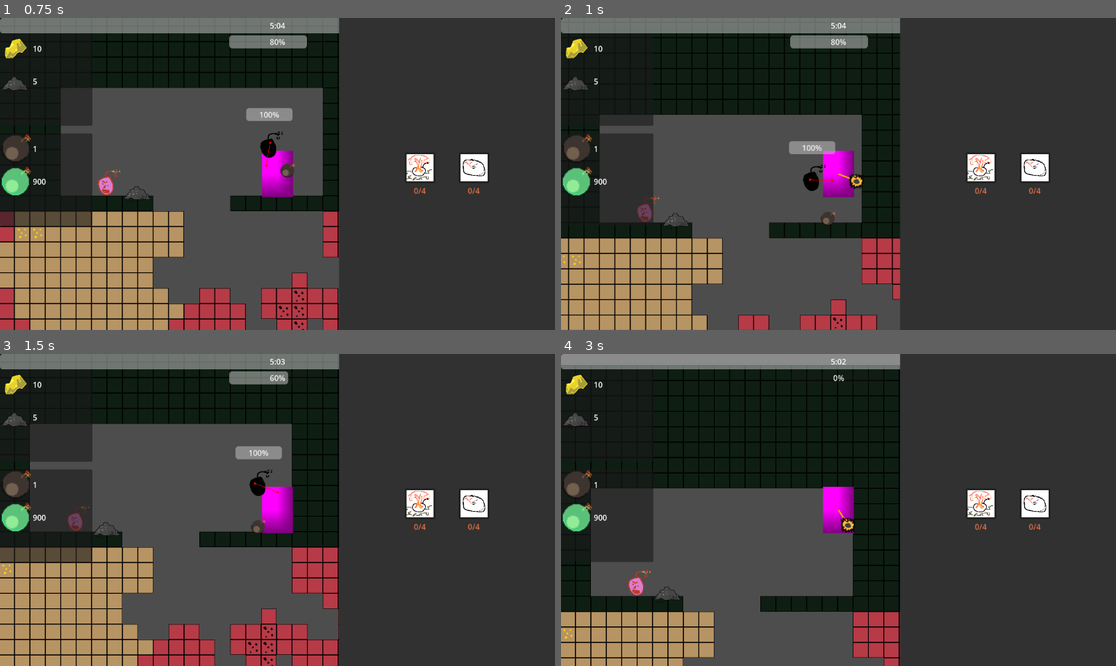
Above: before the commit, frames 1-4 (two rows, left to right).
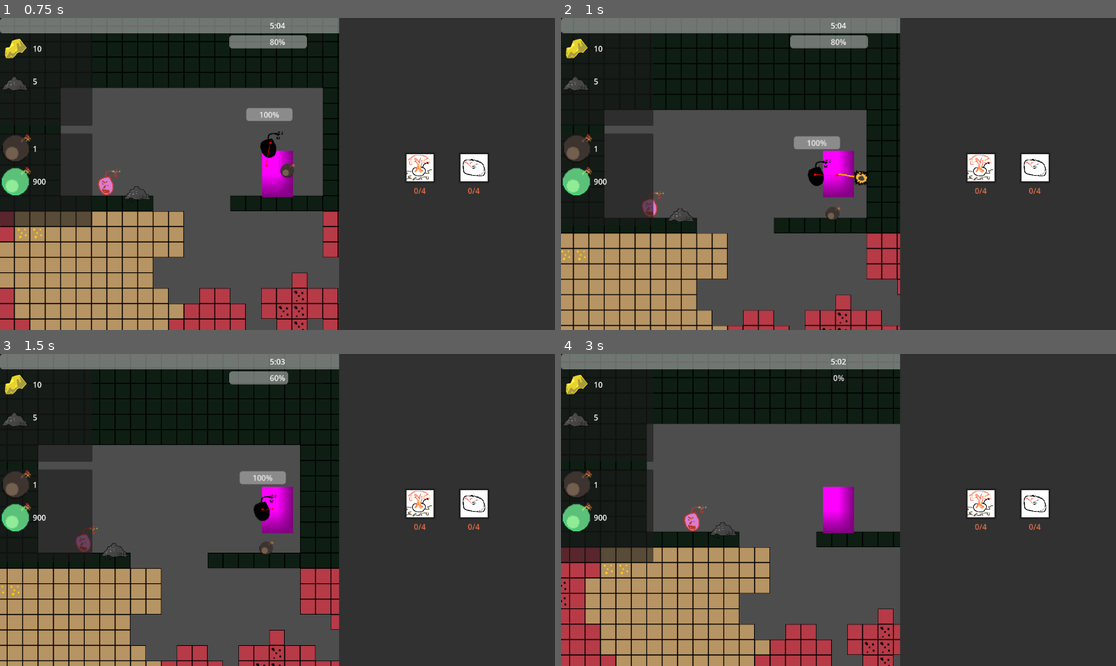
Above: after the commit, the same moments.

Repository: DevFTB/LD57
Game: Godot game, scene res://game.tscn
The game is run twice, just before and just after one commit, with the same random seed, the same clock (stepped at 60 frames per second) and the same inputs.
Inputs (mouse positions are in pixels of both pictures, inside the frame that each line leads up to):
- Up to frame 1 (0.75 s): move the mouse to (399, 158) at 0.52 s; hold D (move_right) from 0.53 s (still down); click (399, 158) at 0.6 s
- Up to frame 2 (1 s): keep holding D (move_right); tap W (jump) at 0.77 s; right-click (960, 158) at 0.8 s
- Up to frame 3 (1.5 s): keep holding D (move_right); move the mouse to (166, 525) at 1.27 s; right-click (166, 525) at 1.35 s
- Up to frame 4 (3 s): tap W (jump) at 1.52 s; click (727, 525) at 1.55 s; move the mouse to (894, 441) at 2.02 s; release D (move_right) at 2.03 s; hold A (move_left) 2.03-2.78 s; tap E (interact) at 2.1 s; right-click (894, 441) at 2.3 s; move the mouse to (810, 572) at 2.77 s; hold D (move_right) from 2.78 s (still down); tap 1 (select_bomb_1) at 2.85 s

Frame 1 is identical in both runs. In frame 2, 9.8% of the frame differs, in the area x 0-62%, y 4-100%; in frame 3, 18%; in frame 4, 33%, in the area x 0-62%, y 0-100%.

Commit message:
refactored movement control and added jetpack

Diff:
--- a/entities/player/grapple_point.gd
+++ b/entities/player/grapple_point.gd
@@ -3,22 +3,34 @@
 signal attached
 
 enum GrappleState {
-	INACTIVE, SEARCHING, ATTACHED
+	INACTIVE, # Not thrown
+	SEARCHING, # Flying through air to hit something
+	ATTACHED # Hit something and is pulling the player.
 }
 
-@export var speed: float = 1000.0
+## How fast the player moves while being pulled by the hook
+@export var player_pull_speed: float = 1000.0
+
+## The maximum distance at which a hook can attached to the tilemap
 @export var max_attachment_distance := 1500.0
-@onready var player: Player = get_parent()
+
+## How fast the grapple point flys through the world
+@export var grapple_point_speed: float = 400.0
+
+## The distance at which the grapple hook stops pulling to avoid janky collisions.
+@export var grapple_min_pull_distance := 60
 
 var grapple_state: GrappleState
 
+var cooldown_active: bool:
+	get:
+		return not grapple_cooldown.is_stopped()
+
+@onready var player: Player = get_parent()
+@onready var grapple_cooldown: Timer = $GrappleCooldown
+
 func _ready() -> void:
 	set_state(GrappleState.INACTIVE)
-
-func throw(direction: Vector2) -> void:
-	position = player.position
-	velocity = direction * speed
-	set_state(GrappleState.SEARCHING)
 
 func _physics_process(_delta: float) -> void:
 	move_and_slide()
@@ -27,7 +39,8 @@
 	if grapple_state == GrappleState.SEARCHING:
 		if position.distance_to(player.position) > max_attachment_distance:
 			cancel()
-		elif get_slide_collision_count() > 0 and grapple_state == GrappleState.SEARCHING:
+		elif get_slide_collision_count() > 0:
+			# if it hits a tilemap while searching, attach to it.
 			for i in range(get_slide_collision_count()):
 				var collision := get_slide_collision(i)
 				var collider := collision.get_collider()
@@ -36,10 +49,46 @@
 					set_state(GrappleState.ATTACHED)
 					attached.emit()
 
+func _draw():
+	# draws a line between the player and the grapple point
+	if not grapple_state == GrappleState.INACTIVE:
+		draw_line(Vector2(), player.position - position, Color.ORANGE, 3.0)
+
+## Throws the grapple point in a direction until in hits something
+func throw(direction: Vector2) -> void:
+	if not cooldown_active:
+		position = player.position
+		velocity = direction * player_pull_speed
+		set_state(GrappleState.SEARCHING)
+		grapple_cooldown.start()
+
+## Handles traversal actions from the player
+func handle_action(key: StringName) -> void:
+	if Input.is_action_just_released(key):
+		match grapple_state:
+			GrappleState.INACTIVE:
+				throw(player.global_position.direction_to(player.get_global_mouse_position()))
+			_:
+				cancel()
+				player.current_movement_state = Player.MovementState.FREE
+
+## Calculates the velocity for the player when it's using this traversal method.
+func calculate_frame_velocity(_delta: float) -> Vector2:
+	# pull player towards grapple point
+	var direction := player.position.direction_to(position)
+	var distance := player.position.distance_to(position)
+
+	if distance > grapple_min_pull_distance:
+		return direction * grapple_point_speed
+	else:
+		return Vector2()
+
+## Cancel the search.
 func cancel() -> void:
 	set_state(GrappleState.INACTIVE)
 	velocity = Vector2.ZERO
 
+## Sets the state and visibility of the grapple hook.
 func set_state(new_state: GrappleState) -> void:
 	grapple_state = new_state
 	match grapple_state:
@@ -47,7 +96,3 @@
 			hide()
 		_:
 			show()
-
-func _draw():
-	if not grapple_state == GrappleState.INACTIVE:
-		draw_line(Vector2(), player.position - position, Color.ORANGE, 3.0)
--- /dev/null
+++ b/entities/player/jetpack.gd
@@ -0,0 +1,50 @@
+extends Node2D
+class_name Jetpack
+
+enum JetpackState {
+    OFF, ON
+}
+
+## The current amount of fuel in the jetpack.
+@export var fuel: float = 100.0
+
+## How fast the jetpack burns fuel.
+@export var fuel_burn_rate: float = 1.0
+
+## The force applied by the jetpack.
+@export var acceleration := 2000.0
+
+## Maximum speed whilst being pushed by the jetpack.
+@export var maximum_speed := 1000.0
+
+var state: JetpackState = JetpackState.OFF
+
+@onready var player: Player = get_parent()
+
+func handle_action(key: StringName) -> void:
+    # Take control when traverse action is pressed.
+    if Input.is_action_just_pressed(key):
+        state = JetpackState.ON
+        player.current_movement_state = Player.MovementState.JETPACK
+
+    elif Input.is_action_just_released(key):
+        state = JetpackState.OFF
+        player.current_movement_state = Player.MovementState.FREE
+
+func _physics_process(delta: float) -> void:
+    # Burn fuel when on.
+    if state == JetpackState.ON:
+        fuel = move_toward(fuel, 0, fuel_burn_rate * delta)
+
+## Calculates the velocity for the player when it's using this traversal method.
+func calculate_frame_velocity(delta: float) -> Vector2:
+    if state == JetpackState.ON and not is_zero_approx(fuel):
+        var jetpack_thrust := Vector2.UP * acceleration * delta
+        var new_frame_velocity = jetpack_thrust + player._frame_velocity
+        new_frame_velocity = new_frame_velocity.limit_length(maximum_speed)
+        return new_frame_velocity
+    else:
+        return Vector2()
+
+func add_fuel(amount: float) -> void:
+    fuel += amount
--- a/entities/player/player.gd
+++ b/entities/player/player.gd
@@ -7,7 +7,11 @@
 signal throw_released(data: ThrowReleasedEventData)
 
 enum MovementState {
-	FREE, GRAPPLE
+	FREE, GRAPPLE, JETPACK
+}
+
+enum TraversalMethod {
+	NONE, GRAPPLE, JETPACK
 }
 
 @export var available_bomb_types: Array[BombType]
@@ -16,6 +20,8 @@
 @export var throw_force_curve: Curve
 @export var throw_strength_curve: Curve
 @export var maximum_throw_hold_time := 1.0
+
+@export var traversal_method: TraversalMethod = TraversalMethod.NONE
 
 var _holding_throw := false
 var _throw_action_held_time := 0.0
@@ -29,6 +35,8 @@
 @onready var mineral_inventory_component: InventoryComponent = $MineralInventoryComponent
 @onready var bomb_inventory_component: InventoryComponent = $BombInventoryComponent
 @onready var bomb_cooldown: Timer = $BombCooldown
+@onready var grapple_point: GrapplePoint = $GrapplePoint
+@onready var jetpack: Jetpack = $Jetpack
 
 func _ready() -> void:
 	var inv := bomb_inventory_component.inventory
@@ -43,6 +51,12 @@
 func _physics_process(delta: float) -> void:
 	check_collsions()
 
+	match traversal_method:
+		TraversalMethod.GRAPPLE:
+			grapple_point.handle_action(&"traverse")
+		TraversalMethod.JETPACK:
+			jetpack.handle_action(&"traverse")
+
 	match current_movement_state:
 		MovementState.FREE:
 			handle_jump()
@@ -50,6 +64,10 @@
 			handle_gravity(delta)
 		MovementState.GRAPPLE:
 			handle_grapple(delta)
+		MovementState.JETPACK:
+			handle_direction(delta)
+			handle_gravity(delta)
+			handle_jetpack(delta)
 
 	apply_movement()
 
@@ -78,30 +96,15 @@
 		if _throw_action_held_time > maximum_throw_hold_time:
 			_on_throw_release(1.0)
 
-	if Input.is_action_just_released("traverse"):
-		match grapple_point.grapple_state:
-			GrapplePoint.GrappleState.INACTIVE:
-				grapple_point.throw(global_position.direction_to(get_global_mouse_position()))
-			_:
-				grapple_point.cancel()
-				current_movement_state = MovementState.FREE
 
-@export var grapple_speed: float = 400.0
-@onready var grapple_point: GrapplePoint = $GrapplePoint
-
-const GRAPPLE_MIN_PULL_DISTANCE := 60
-
-func handle_grapple(_delta: float) -> void:
-	# pull player towards grapple point
-	var direction := position.direction_to(grapple_point.position)
-	var distance := position.distance_to(grapple_point.position)
-
-	if distance > GRAPPLE_MIN_PULL_DISTANCE:
-		_frame_velocity = direction * grapple_speed
+func handle_grapple(delta: float) -> void:
+	_frame_velocity = grapple_point.calculate_frame_velocity(delta)
 
 func _on_grapple_attached() -> void:
 	current_movement_state = MovementState.GRAPPLE
 
+func handle_jetpack(delta: float) -> void:
+	_frame_velocity = jetpack.calculate_frame_velocity(delta)
 
 func switch_selected_bomb(index: int) -> void:
 	var items := bomb_inventory_component.inventory.get_items()
--- a/entities/player/player.tscn
+++ b/entities/player/player.tscn
@@ -9,6 +9,7 @@
 [ext_resource type="Script" uid="uid://lw70x0du5vba" path="res://entities/player/bomb_strength_progress_bar.gd" id="7_qiwj3"]
 [ext_resource type="Script" uid="uid://yprph7eiqbic" path="res://entities/player/grapple_point.gd" id="8_26q78"]
 [ext_resource type="Texture2D" uid="uid://b6753y8fi3avo" path="res://entities/player/grapple/grapple_hook.png" id="9_bectd"]
+[ext_resource type="Script" uid="uid://cc2j1e84os7o7" path="res://entities/player/jetpack.gd" id="10_wvtmh"]
 
 [sub_resource type="Curve" id="Curve_qiwj3"]
 _limits = [0.0, 1000.0, 0.0, 1.0]
@@ -46,6 +47,7 @@
 throw_force_curve = SubResource("Curve_qiwj3")
 throw_strength_curve = SubResource("Curve_26q78")
 maximum_throw_hold_time = 5.0
+traversal_method = 1
 
 [node name="Sprite2D" type="Sprite2D" parent="."]
 position = Vector2(-1.43051e-06, -1.90735e-06)
@@ -98,4 +100,11 @@
 [node name="GrappleHookSprite" type="Sprite2D" parent="GrapplePoint"]
 texture = ExtResource("9_bectd")
 
+[node name="GrappleCooldown" type="Timer" parent="GrapplePoint"]
+wait_time = 2.0
+one_shot = true
+
+[node name="Jetpack" type="Node2D" parent="."]
+script = ExtResource("10_wvtmh")
+
 [connection signal="timeout" from="BombCooldown" to="." method="_on_bomb_cooldown_timeout"]
Not shown, added: entities/player/jetpack.gd.uid
Not shown: 1 places in entities/player/player.tscn that only renumber resources
